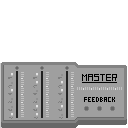
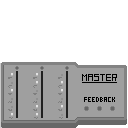
Two versions of the same layered image (128 × 128). Layer-by-layer changes:
added layer "Layer 2" above "Layer 1" over (21, 72, 122, 117)
